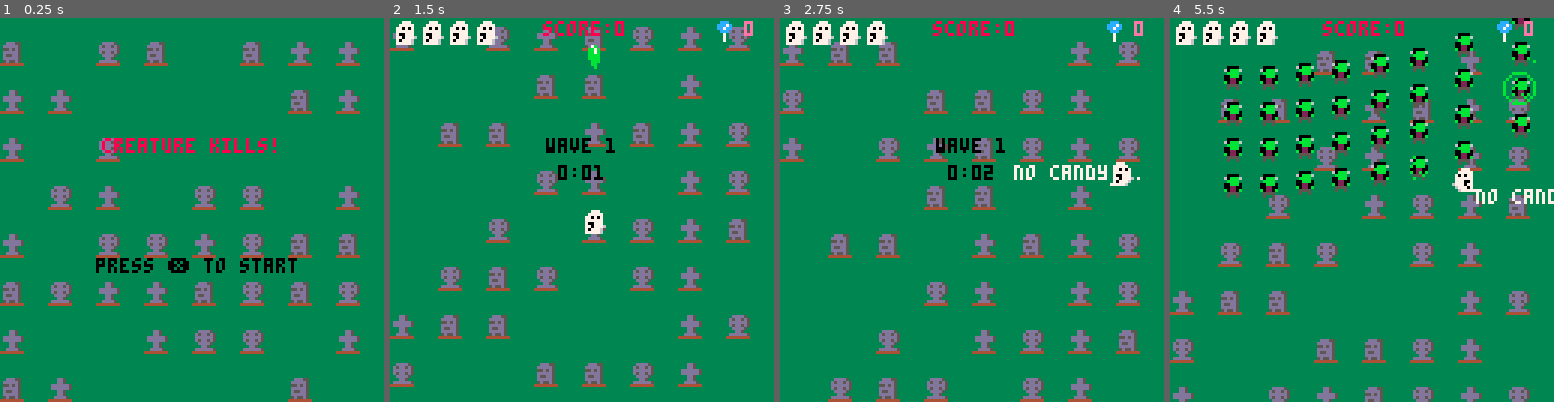
Above: before the commit, frames 1-4 (left to right).
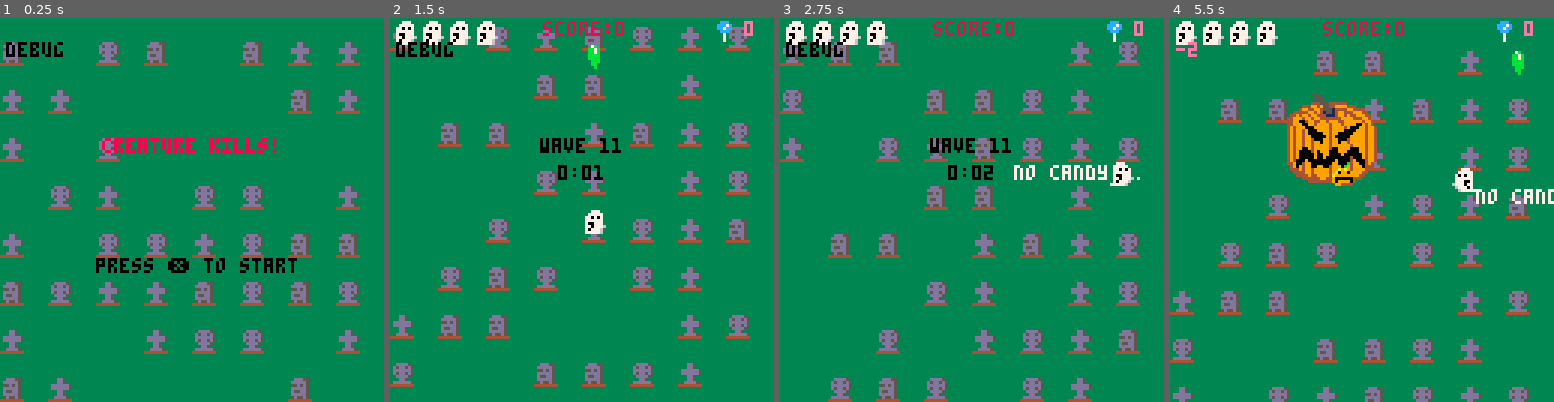
Above: after the commit, the same moments.

Repository: st0k3r/specter_deflector
Game: PICO-8 cartridge specter_deflector.p8
Same seed, same stepped clock (60 frames per second), same inputs: the game is played once before the commit and once after it.
Inputs:
- Up to frame 1 (0.25 s): no input
- Up to frame 2 (1.5 s): tap X (X key) at 0.33, 1.07 s; tap O (Z key) at 0.7 s
- Up to frame 3 (2.75 s): hold Right 1.6-2.1 s; tap O (Z key) at 1.7, 2.1, 2.5 s; tap X (X key) at 1.85 s; hold Up 2.15-2.42 s; hold Right from 2.47 s (still down)
- Up to frame 4 (5.5 s): tap O (Z key) every 0.4 s from 2.9 to 5.3 s; tap X (X key) at 2.97, 4.08, 5.2 s; release Right at 3.03 s; hold Left 3.08-3.58 s; hold Down 3.63-3.97 s; hold Right 4.02-4.68 s; hold Up 4.73-5.03 s; hold Left from 5.08 s (still down)

The runs differ from the first frame. In frame 1, 0.3% of the frame differs, in the area x 1-17%, y 6-11%; in frame 2, 0.6%; in frame 3, 0.6%; in frame 4, 11%, in the area x 1-96%, y 0-47%.

Commit message:
Simple bug fixes

Diff:
--- a/main.lua
+++ b/main.lua
@@ -63,7 +63,7 @@
 		draw_win()
 	end
 
-	--print(debug, 2,8)
+	print(debug, 2,8)
 end
 
 --update functions
@@ -825,7 +825,7 @@
 
 	music(-1)
 	music(6)
-	wave=0
+	wave=10
 	timer_frames=0
 	timer_seconds=0
 	timer_minutes=0
@@ -1419,8 +1419,8 @@
 				end
 			end
 		end
-	end
-	move(creature)
+		move(creature)
+	end
 end
 
 --picks creature from list and sets it to attack
@@ -1730,14 +1730,13 @@
 --boss mission 1
 function boss_1(creature)
 	local spd=2
-
 	if creature.sx==0 or creature.x>=93 then
 		creature.sx=-spd
 	end
 	if creature.x<=3 then
 		creature.sx=spd
 	end
-
+	debug=creature.sx
 	if t%30>1 then
 		if t%3==0 then
 			fire(creature,0,2)
@@ -1748,6 +1747,7 @@
 		creature.mission="boss_2"
 		creature.phbegin=t
 	end
+	move(creature)
 end
 
 --boss mission 2
